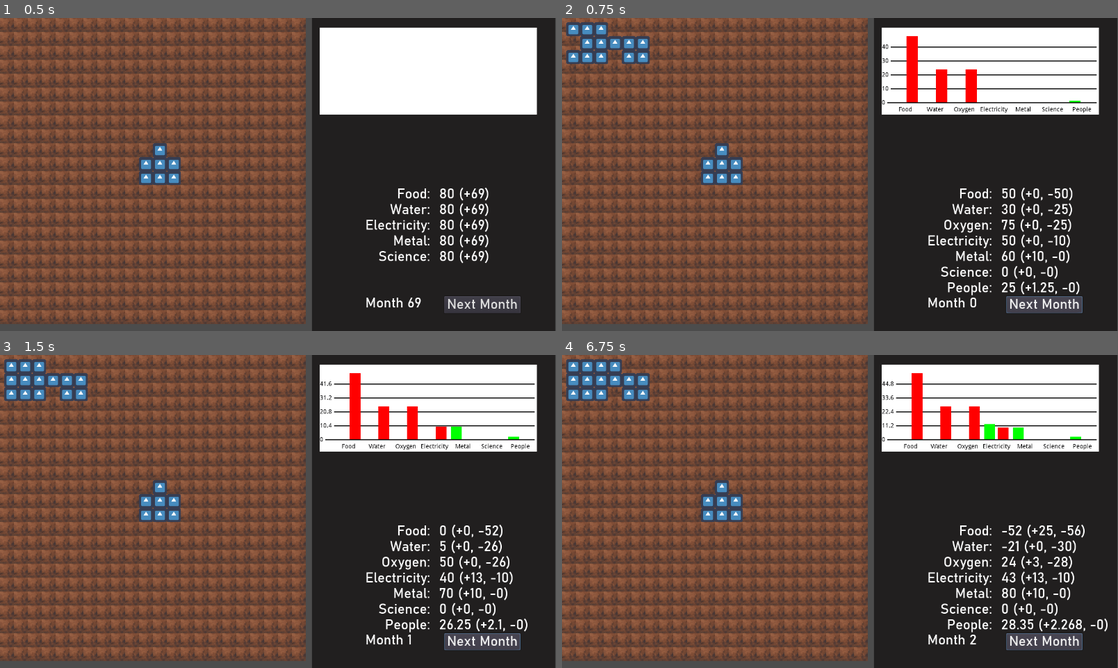
Above: before the commit, frames 1-4 (two rows, left to right).
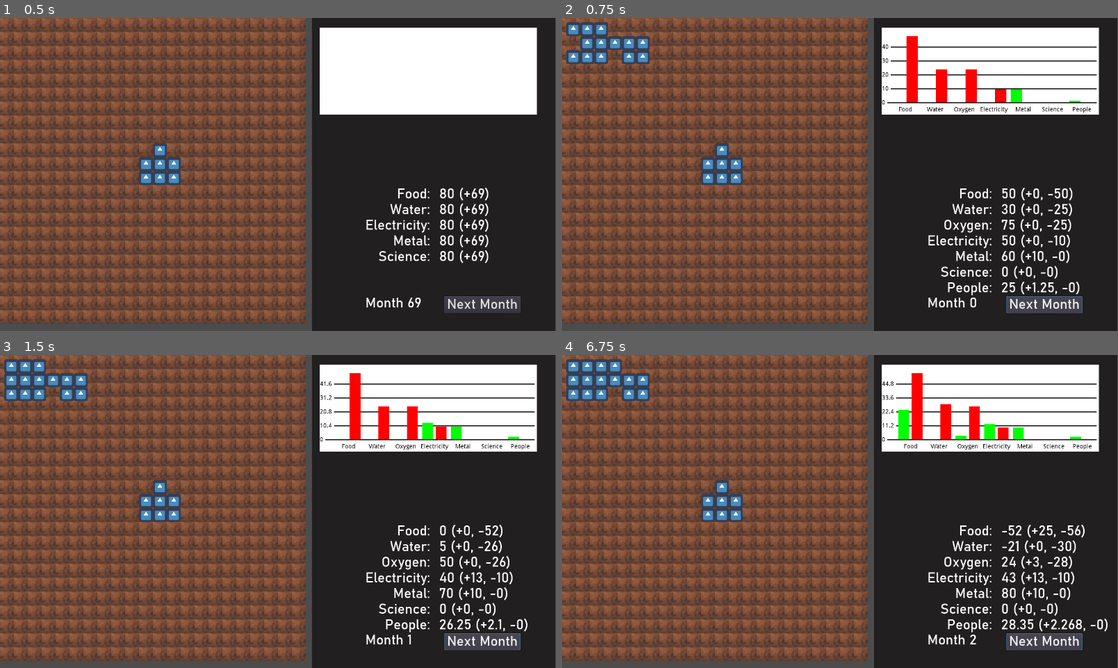
Above: after the commit, the same moments.

Repository: sirknightj/CEV-1
Game: Godot game, scene res://scenes/MainGameScene.tscn
The game is run twice, just before and just after one commit, with the same random seed, the same clock (stepped at 60 frames per second) and the same inputs. The engine's default icon, where the game draws it, is replaced by a stand-in: a white triangle on a blue panel in a dark square.
Inputs (mouse positions are in pixels of both pictures, inside the frame that each line leads up to):
- Up to frame 1 (0.5 s): no input
- Up to frame 2 (0.75 s): click "Next Month" at 0.5 s
- Up to frame 3 (1.5 s): click "Next Month" at 1.25 s
- Up to frame 4 (6.75 s): click (917, 414) at 2 s; click (923, 414) at 2.75 s; click (917, 433) at 3.5 s; click (917, 414) at 4.25 s; click (923, 414) at 5 s; click (917, 433) at 5.75 s; click "Next Month" at 6.5 s

Frame 1 is identical in both runs. In frame 2, 0.2% of the frame differs, in the area x 77-83%, y 22-28%; in frame 3, 0.1%; in frame 4, 0.2%, in the area x 60-73%, y 15-28%.

Commit message:
Update visualizations when buildings are added

Diff:
--- a/source/scripts/MainGameScene.gd
+++ b/source/scripts/MainGameScene.gd
@@ -78,6 +78,13 @@
 	file.close()
 
 """
+	Update visualizations
+"""
+func update_stats():
+	sidebar.update_displays()
+	graph.update_graph(aggregate_resources())
+
+"""
 	Handles the logic for the next turn
 """
 func on_next_turn():
@@ -85,8 +92,7 @@
 	resources.step()
 	turn += 1
 	emit_signal("next_turn")
-	sidebar.update_displays()
-	graph.update_graph(aggregate_resources())
+	update_stats()
 
 """
 	Place the building at the grid square (_x, _y).
@@ -120,6 +126,7 @@
 func _on_Building_ready():
 	update_resources()
 	sidebar.update_displays()
+	update_stats()
 
 func _on_SceneTree_node_added(_node):
 	if (!(_node is Building)):
